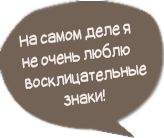
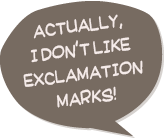
The second 164 x 138 image is a revision of the first. Changes to its layers:
renamed "На самом деле я не очень люблю восклицательные знаки!" to "Text", painted on it over [19, 14, 147, 108]
renamed "Слой 0" to "Layer 0", painted on it over [0, 0, 164, 138]
